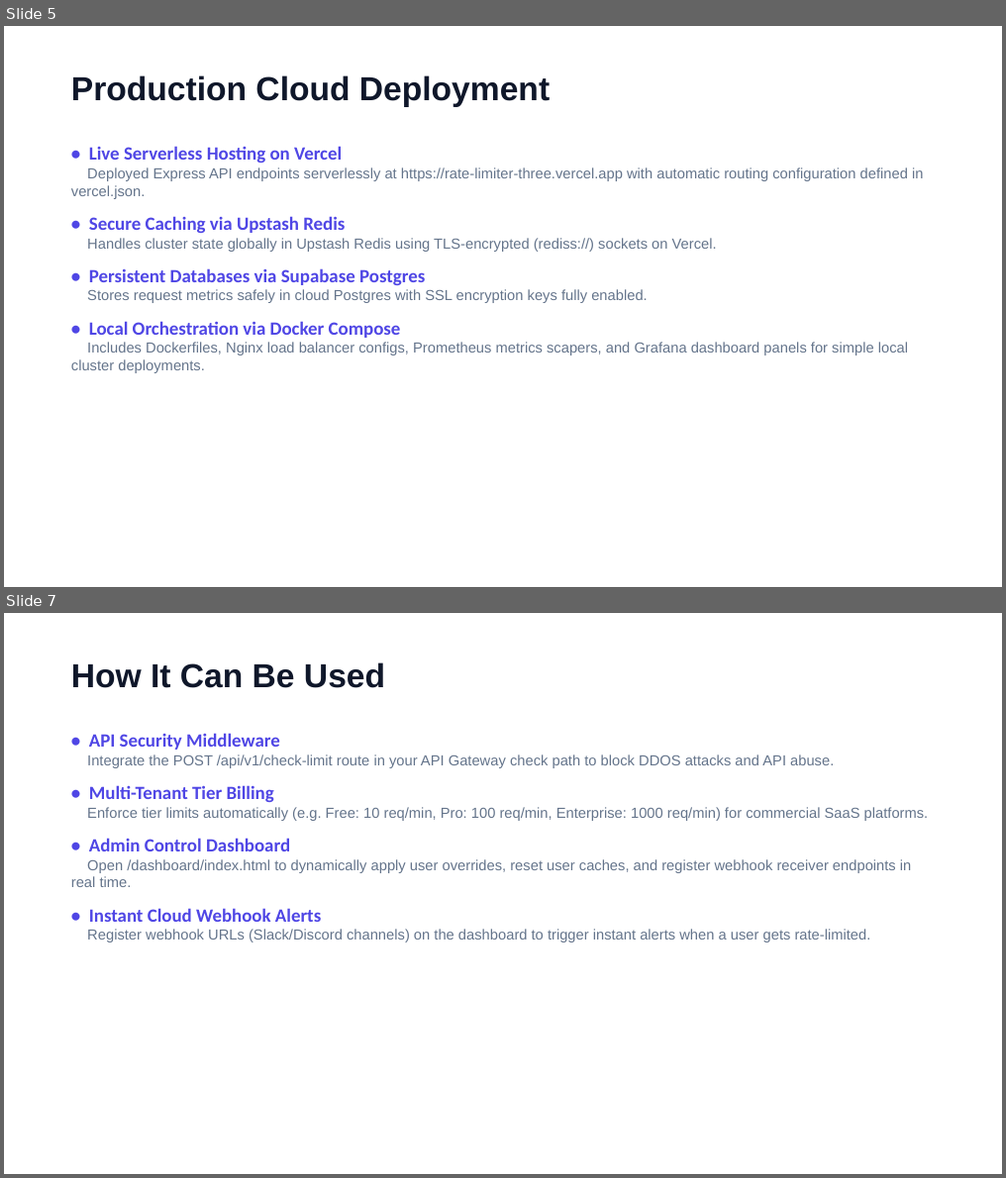
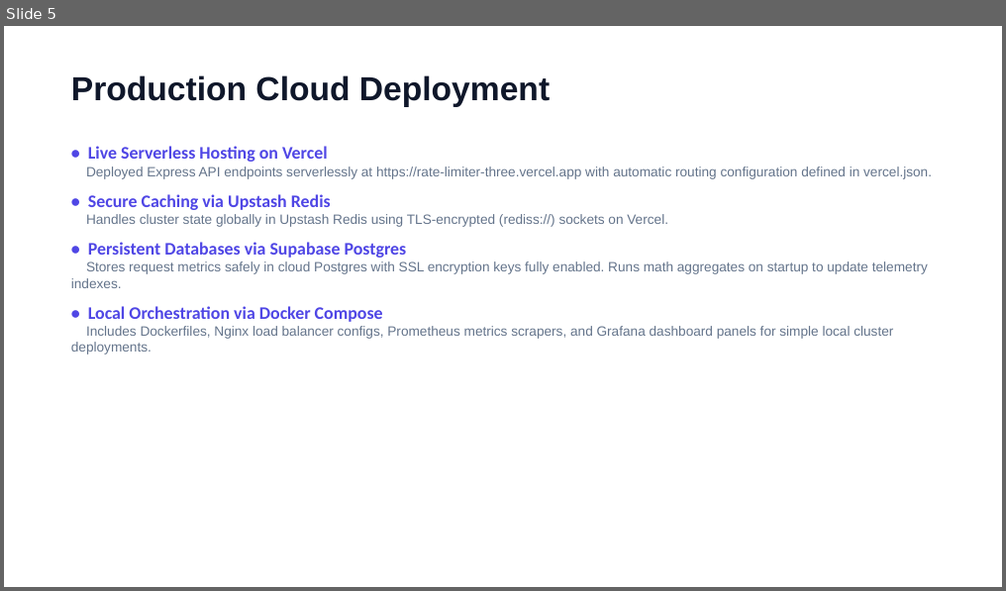
Before and after one commit to nikhil-codes-tech/rate_limiter, a slide deck: rate_limiter_presentation.pptx. Shown one above the other, each under a label of ours: slides 5 and 7 before the commit, slide 5 after it; the slides between them are not shown. The pictures are 1006x1178 and 1006x591 pixels, drawn with LibreOffice and Linux fonts; fonts in the diff are those of the drawing. Boxes give left, top, right and bottom in pixels: in the first picture for what was removed or moved away, otherwise in the second. Text is boxed around its words. In the diff, an @@ line names an element or a change of style, - is before the commit and + after.

Commit message:
Update PPTX presentation with Token Bucket and Chaos telemetry slides

```diff
--- a/rate_limiter_presentation.pptx
+++ b/rate_limiter_presentation.pptx
@@ slide 7 removed at (4, 613, 1002, 1174), background #FFFFFF @@
@@ text removed at (71, 663, 385, 688) @@
-How It Can Be Used
@@ text removed at (71, 733, 929, 943) @@
-• API Security Middleware
-Integrate the POST /api/v1/check-limit route in your API Gateway check path to block DDOS attacks and API abuse.
-• Multi-Tenant Tier Billing
-Enforce tier limits automatically (e.g. Free: 10 req/min, Pro: 100 req/min, Enterprise: 1000 req/min) for commercial SaaS platforms.
-• Admin Control Dashboard
-Open /dashboard/index.html to dynamically apply user overrides, reset user caches, and register webhook receiver endpoints in real time.
-• Instant Cloud Webhook Alerts
-Register webhook URLs (Slack/Discord channels) on the dashboard to trigger instant alerts when a user gets rate-limited.
@@ slide 5 changed as well @@
@@ text at (86, 146, 932, 322): size 18 to 17 pt in "• Live Serverless Hosting on Vercel", "• Secure Caching via Upstash Redis", "• Persistent Databases via Supabase Postgres", "• Local Orchestration via Docker Compose"; size 14 to 13 pt in "Deployed Express API endpoints serverlessly at https://rate- ...", "Handles cluster state globally in Upstash Redis ..."; less space between paragraphs @@
@@ text at (71, 262, 928, 288): text changed; size 14 to 13 pt @@
-Stores request metrics safely in cloud Postgres with SSL encryption keys fully enabled.
+Stores request metrics safely in cloud Postgres with SSL encryption keys fully enabled. Runs math aggregates on startup to update telemetry indexes.
@@ text at (71, 326, 893, 355): text changed; size 14 to 13 pt @@
-Includes Dockerfiles, Nginx load balancer configs, Prometheus metrics scapers, and Grafana dashboard panels for simple local cluster deployments.
+Includes Dockerfiles, Nginx load balancer configs, Prometheus metrics scrapers, and Grafana dashboard panels for simple local cluster deployments.
```
Also in this commit, not shown: 4 other slides changed, 2 slides added, 1 other slide removed, 1 other file.
